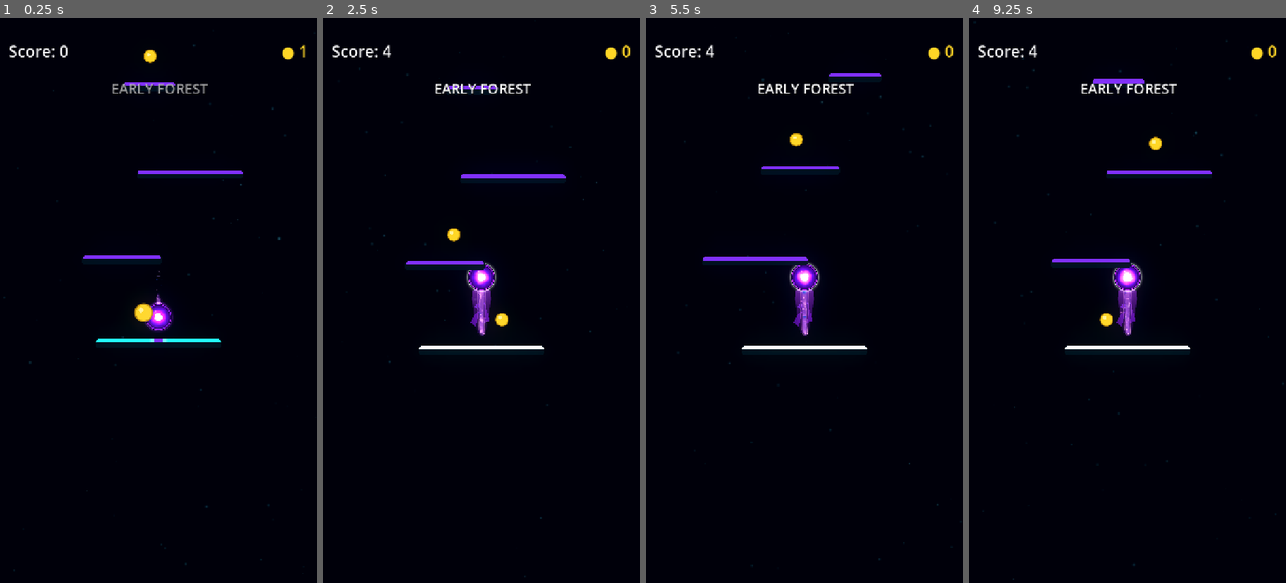
Above: before the commit, frames 1-4 (left to right).
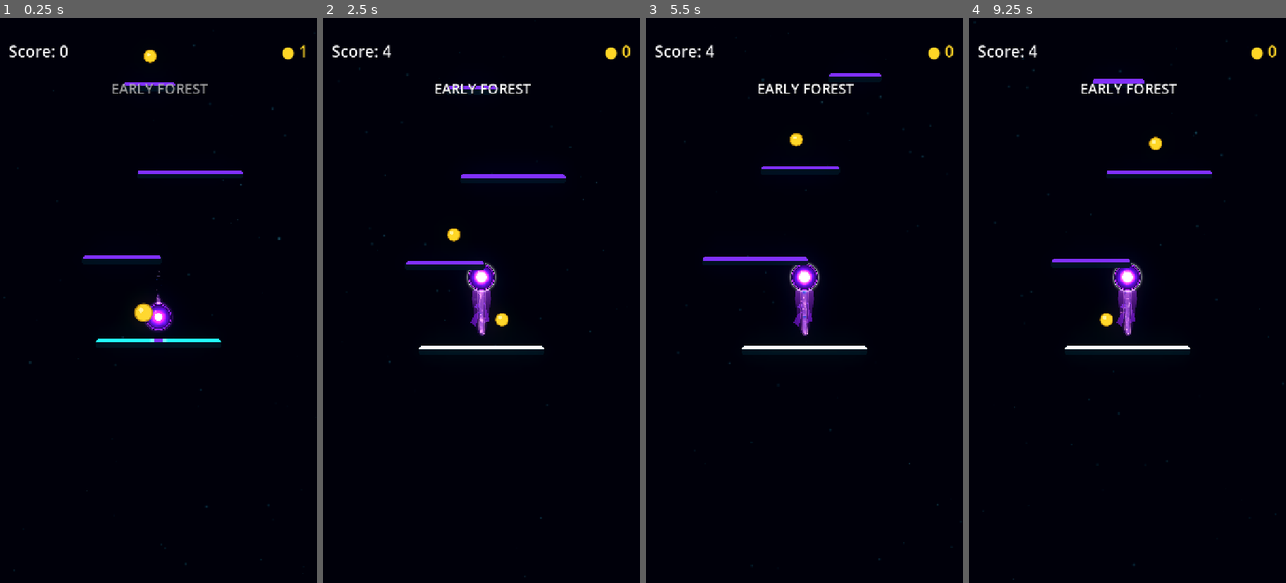
Above: after the commit, the same moments.

Repository: Kryodo/TowerJump
Game: Godot game, scene res://scenes/main.tscn
Same seed, same stepped clock (60 frames per second), same inputs: the game is played once before the commit and once after it.
Inputs (mouse positions are in pixels of both pictures, inside the frame that each line leads up to):
- Up to frame 1 (0.25 s): no input
- Up to frame 2 (2.5 s): move the mouse to (551, 272) at 0.52 s; hold Right (ui_right) 0.53-1.25 s; click (551, 272) at 0.67 s; drag from (418, 328) to (471, 193) at 1.27 s; click "Nochmal spielen" at 2 s
- Up to frame 3 (5.5 s): move the mouse to (836, 176) at 2.77 s; hold Right (ui_right) 2.78-3.5 s; drag from (788, 413) to (734, 215) at 3.52 s; move the mouse to (899, 385) at 4.27 s; hold Left (ui_left) 4.28-5 s; click "Nochmal spielen" at 5 s
- Up to frame 4 (9.25 s): drag from (1032, 215) to (1117, 204) at 5.77 s; move the mouse to (1143, 300) at 6.52 s; hold Left (ui_left) 6.53-7.25 s; click (1143, 300) at 6.67 s; drag from (1079, 159) to (1064, 328) at 7.27 s; move the mouse to (1197, 272) at 8.02 s; hold Right (ui_right) 8.03-8.75 s; click "Nochmal spielen" at 8.75 s

The runs differ from the first frame. In frame 1, less than 0.1% of the frame differs, in the area x 48-53%, y 52-54%; in frame 2, less than 0.1%; in frame 3, less than 0.1%; in frame 4, less than 0.1%, in the area x 47-53%, y 44-48%.

Commit message:
Make landing anticipation and orb confirmation clearer

Diff:
--- a/scenes/ball.gdshader
+++ b/scenes/ball.gdshader
@@ -98,27 +98,17 @@
 		smoothstep(0.956, 0.982, d);
 	color += ring_color * outer_ring * rim_breath * 0.22;
 
-	// The luminous centre gently pulses, but its edge is deliberately organic:
-	// low-frequency angular waves break the perfect circular silhouette.
-	float core_pulse = 0.5 + 0.5 * sin(time * 2.2);
-	// Keep the central plasma core slightly smaller so a wider, circular
-	// outer core can glow behind it without competing with its bright centre.
-	float core_radius = mix(0.23, 0.285, core_pulse) * (1.0 + landing_charge * 0.32);
+	// The central plasma core stays circular; organic motion remains in the
+	// surrounding energy field. Landing charge is intentionally larger than
+	// the idle breath so its expansion reads as a clear, sustained anticipation.
+	float core_pulse = 0.5 + 0.5 * sin(time * 1.8);
+	float core_radius = mix(0.245, 0.272, core_pulse) * (1.0 + landing_charge * 0.34);
 
-	// A smooth, perfectly circular outer core sits behind the organic centre.
-	// Its inner fade overlaps the centre so both colors melt together instead
-	// of reading as two separate rings. Use d rather than core_distance so the
-	// larger glow stays circular while the foreground plasma keeps its wobble.
+	// The circular outer core expands with the centre, deepening the charge glow.
 	float outer_core = 1.0 - smoothstep(core_radius * 0.72, core_radius * 2.05, d);
-	color += outer_core_color * outer_core * (0.38 + landing_charge * 0.18 + landing_flash * 0.32) * aura_breath;
+	color += outer_core_color * outer_core * (0.38 + landing_charge * 0.24 + landing_flash * 0.32) * aura_breath;
 
-	float core_wobble =
-		1.0
-		+ 0.10 * sin(angle * 3.0 + time * 0.72)
-		+ 0.045 * sin(angle * 5.0 - time * 0.90 + 1.1)
-		+ 0.025 * sin(angle * 2.0 + p.x * 2.8 - time * 0.55);
-	float core_distance = d / max(core_wobble, 0.80);
-	float core = 1.0 - smoothstep(core_radius * 0.70, core_radius, core_distance);
+	float core = 1.0 - smoothstep(core_radius * 0.70, core_radius, d);
 	// A slightly lower peak helps the orb and trail share the same energy budget.
 	float core_brightness = mix(0.79, 0.96, core_pulse)
 		* (1.0 + landing_charge * 0.18 + landing_flash * 0.70);
@@ -126,9 +116,16 @@
 	color = mix(color, live_core_color * core_brightness, core);
 
 	float core_aura =
-		1.0 - smoothstep(core_radius * 0.62, core_radius * 1.8, core_distance);
+		1.0 - smoothstep(core_radius * 0.62, core_radius * 1.8, d);
 	color += aura_color * core_aura * (0.28 + landing_charge * 0.20) * aura_breath;
 	color += confirmation_core_color * core_aura * landing_flash * 0.24;
+
+	// A fast, narrow rim flash makes confirmation visible without trying to
+	// push an already-white centre much brighter.
+	float confirmation_ring = exp(-pow((d - core_radius * 1.02) / max(core_radius * 0.16, 0.001), 2.0));
+	float confirmation_bloom = exp(-pow((d - core_radius * 1.14) / max(core_radius * 0.46, 0.001), 2.0));
+	color += confirmation_core_color * confirmation_ring * landing_flash * 0.72;
+	color += outer_core_color * confirmation_bloom * landing_flash * 0.34;
 
 	// Broad upper-left reflection and a small specular glint add orb-like depth.
 	vec2 highlight_pos = vec2(-0.28, -0.30);
